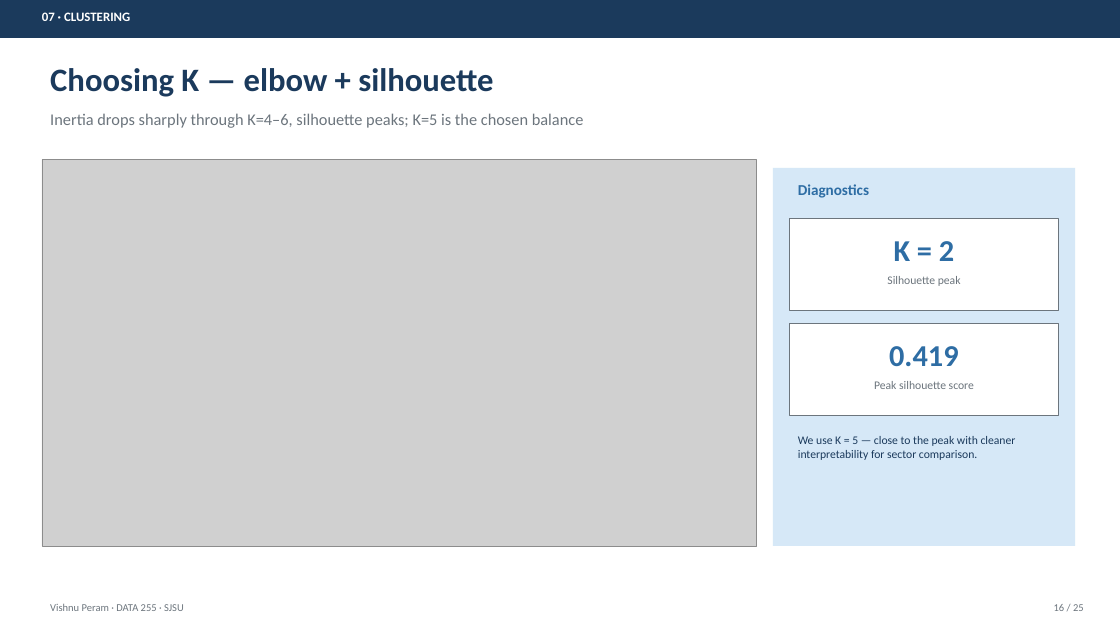
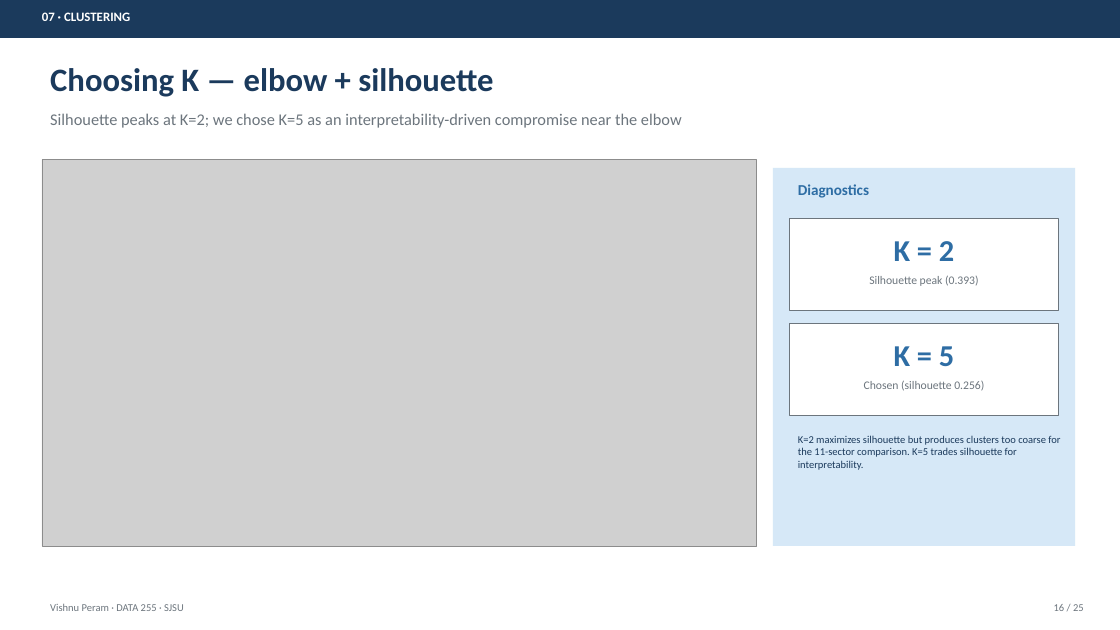
Before and after one commit to PeramVishnuSree/Stock-Behavioral-Clustering-and-Return-Prediction, a slide deck: slide 16 of PRESENTATION.pptx. Drawn at 1120x630 pixels with LibreOffice and Linux fonts; fonts in the diff are those of the drawing; grey boxes stand for pictures. Boxes give left, top, right and bottom in pixels: in the first picture for what was removed or moved away, otherwise in the second. Text is boxed around its words. In the diff, an @@ line names an element or a change of style, - is before the commit and + after.

```diff
--- a/PRESENTATION.pptx
+++ b/PRESENTATION.pptx
@@ text at box(50, 113, 682, 128): text changed @@
-Inertia drops sharply through K=4–6, silhouette peaks; K=5 is the chosen balance
+Silhouette peaks at K=2; we chose K=5 as an interpretability-driven compromise near the elbow
@@ text at box(869, 275, 979, 286): text changed @@
-Silhouette peak
+Silhouette peak (0.393)
@@ text at box(894, 346, 954, 366): text changed @@
-0.419
+K = 5
@@ text at box(864, 380, 984, 391): text changed @@
-Peak silhouette score
+Chosen (silhouette 0.256)
@@ text at box(798, 435, 1060, 470): text changed; size 10 to 9 pt @@
-We use K = 5 — close to the peak with cleaner interpretability for sector comparison.
+K=2 maximizes silhouette but produces clusters too coarse for the 11-sector comparison. K=5 trades silhouette for interpretability.
```
Also in this commit, not shown: 11 other slides changed, 16 other files.
